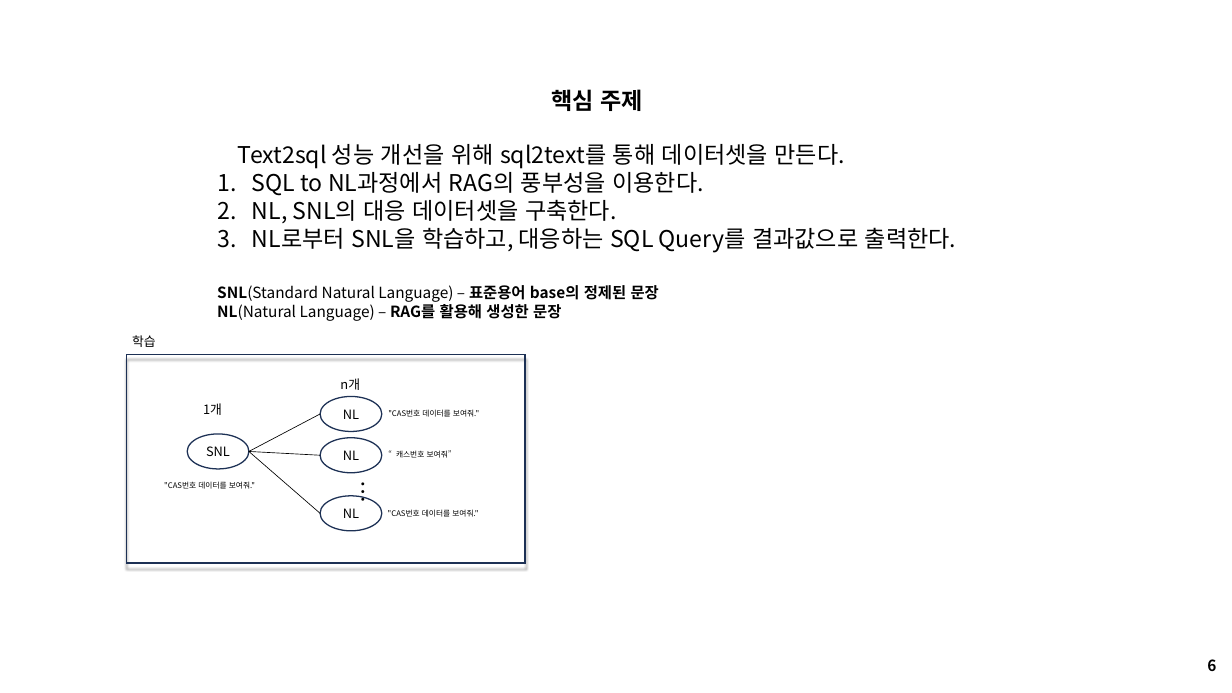
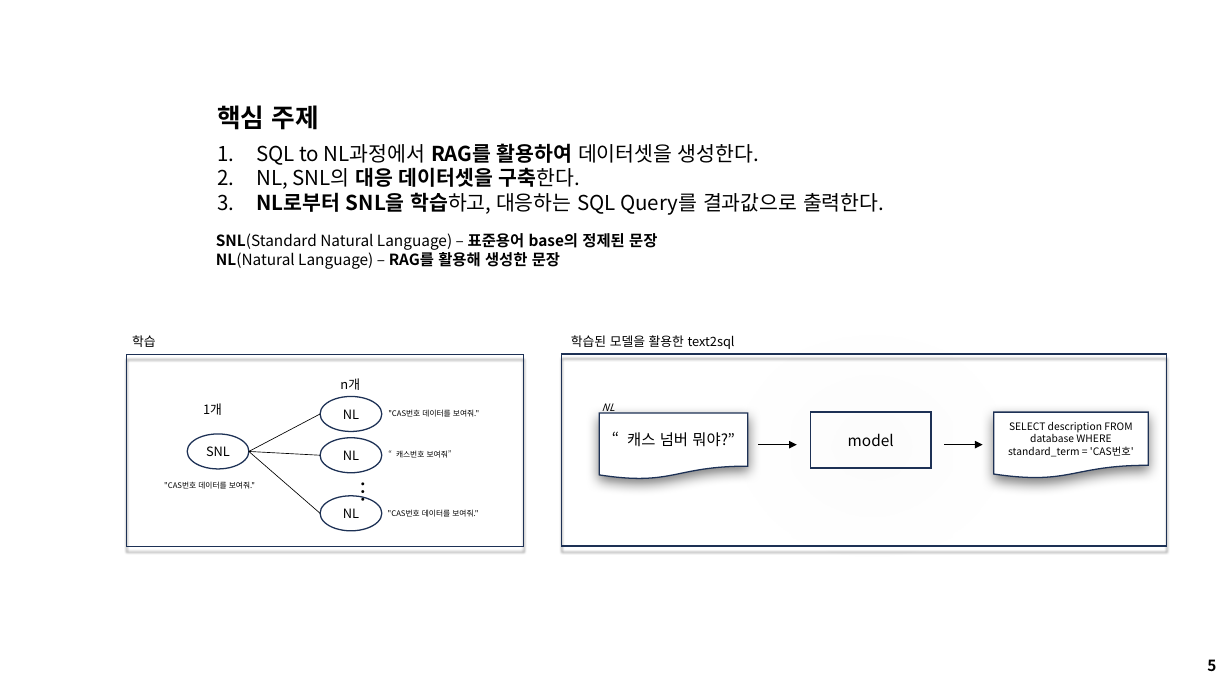
Before and after one commit to seungdeng/DELab, a slide deck: slide 5 of PPT/DSLab_이승건_특허.pptx (slide 6 before the commit). Drawn at 1232x693 pixels with LibreOffice and Linux fonts; fonts in the diff are those of the drawing. Boxes give left, top, right and bottom in pixels: in the first picture for what was removed or moved away, otherwise in the second. Text is boxed around its words. In the diff, an @@ line names an element or a change of style, - is before the commit and + after.

```diff
--- a/PPT/DSLab_이승건_특허.pptx
+++ b/PPT/DSLab_이승건_특허.pptx
@@ text "핵심 주제": place and size @@
-text "핵심 주제" at (551, 89, 643, 111)
+text "핵심 주제" at (217, 105, 319, 130)
@@ text "핵심 주제" at (217, 105, 319, 130): size 18 to 20 pt @@
@@ text at (256, 143, 759, 165): text changed; size 18 to 16 pt @@
-Text2sql 성능 개선을 위해 sql2text를 통해 데이터셋을 만든다.
-1. SQL to NL과정에서 RAG의 풍부성을 이용한다.
+1. SQL to NL과정에서 RAG를 활용하여 데이터셋을 생성한다.
@@ text at (256, 167, 884, 215): size 18 to 16 pt in "NL, SNL의 대응 데이터셋을 구축한다.", "NL로부터 SNL을 학습하고, 대응하는 SQL Query를 결과값으로 ..."; bold on in "대응 데이터셋을 구축한다.", "NL로부터 SNL을 학습하고," @@
@@ text "SNL(Standard Natural Language) – 표준용어 ...": place and size @@
-text "SNL(Standard Natural Language) – 표준용어 ..." at (217, 285, 659, 321)
+text "SNL(Standard Natural Language) – 표준용어 ..." at (216, 233, 657, 269)
@@ rectangle: place and size @@
-rectangle at (127, 355, 526, 564)
+rectangle at (127, 355, 524, 547)
@@ rectangle added at (562, 354, 1167, 546), outline #1E3256 1 pt @@
@@ text added at (571, 335, 735, 349), 10 pt, text #000000 @@
+학습된 모델을 활용한 text2sql
@@ flow chart document added at (600, 413, 749, 480), fill #FFFFFF, outline #1E3256 1 pt, 12 pt, text #000000 @@
+“캐스 넘버 뭐야?”
@@ text added at (602, 403, 615, 414), 8 pt, text #000000, italic @@
+NL
@@ rectangle added at (811, 412, 932, 468), outline #1E3256 1 pt, 12 pt, text #000000 @@
+model
@@ flow chart document added at (994, 412, 1148, 479), fill #FFFFFF, outline #1E3256 1 pt, 8 pt, text #000000 @@
+SELECT description FROM database WHERE standard_term = 'CAS번호'
@@ arrow added from (759, 445) to (797, 445), #000000 0.5 pt @@
@@ arrow added from (945, 445) to (982, 445), #000000 0.5 pt @@
@@ text at (1207, 659, 1216, 671): text changed @@
-6
+5
```
Also in this commit, not shown: 4 other slides changed, 1 slide removed.
